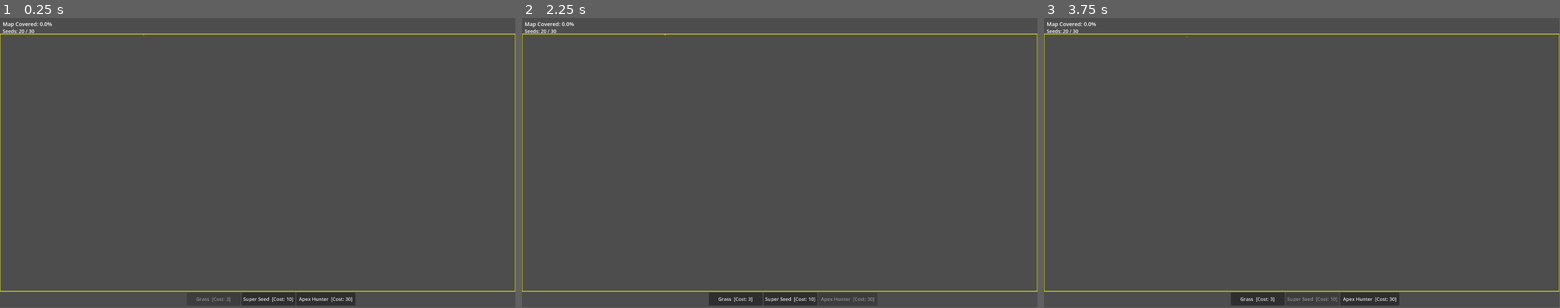
Above: before the commit, frames 1-3 (left to right).
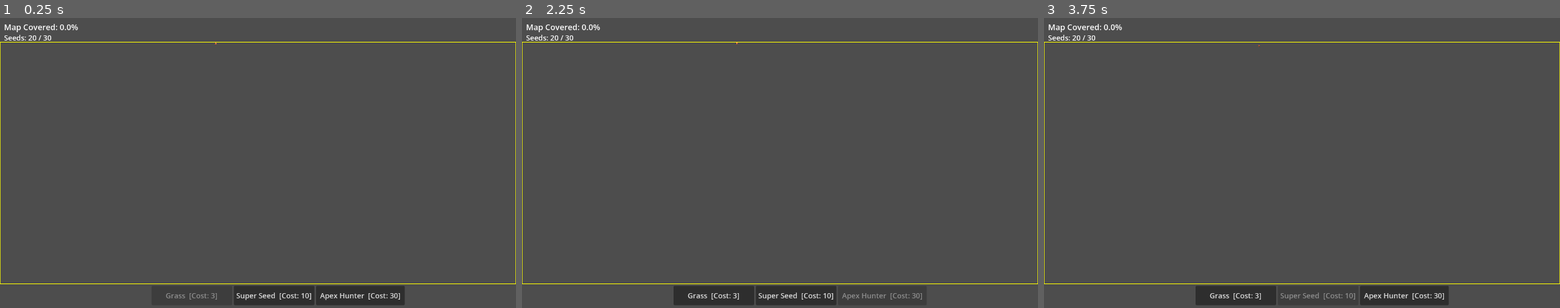
Above: after the commit, the same moments.

Repository: mamo1016/ecosystem-game
Game: Godot game, scene res://world.tscn
The game is run twice, just before and just after one commit, with the same random seed, the same clock (stepped at 60 frames per second) and the same inputs.
Inputs:
- Up to frame 1 (0.25 s): no input
- Up to frame 2 (2.25 s): click "Super Seed [Cost: 10]" at 0.5 s; click "Grass [Cost: 3]" at 1.25 s; click "Apex Hunter [Cost: 30]" at 2 s
- Up to frame 3 (3.75 s): click "Grass [Cost: 3]" at 2.75 s; click "Super Seed [Cost: 10]" at 3.5 s
In our replay, the window is 799x449 before the commit and 800x450 after it. These sizes can differ from the game's own. Grey fills any space a smaller window leaves; there, only what the larger window draws over its background counts as a difference.

The runs differ from the first frame. In frame 1, 3.3% of the frame differs, in the area x 0-100%, y 1-100%; in frame 2, 3.2%; in frame 3, 3.6%.

Commit message:
Switch to windowed mode 1280x720

Diff:
--- a/project.godot
+++ b/project.godot
@@ -17,9 +17,9 @@
 
 [display]
 
-window/size/viewport_width=1920
-window/size/viewport_height=1080
-window/size/mode=3
+window/size/viewport_width=1280
+window/size/viewport_height=720
+window/size/mode=0
 
 [physics]
 
